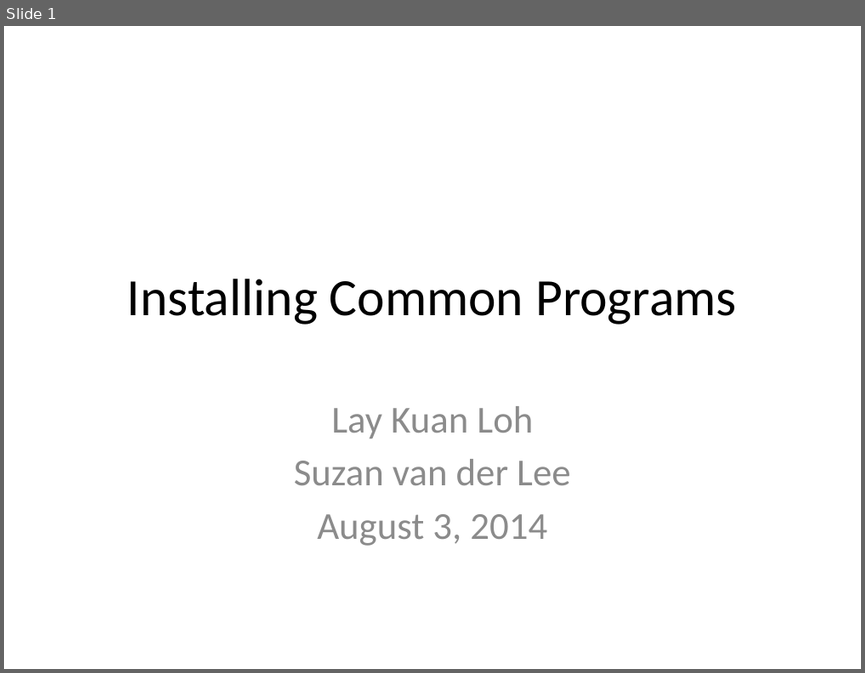
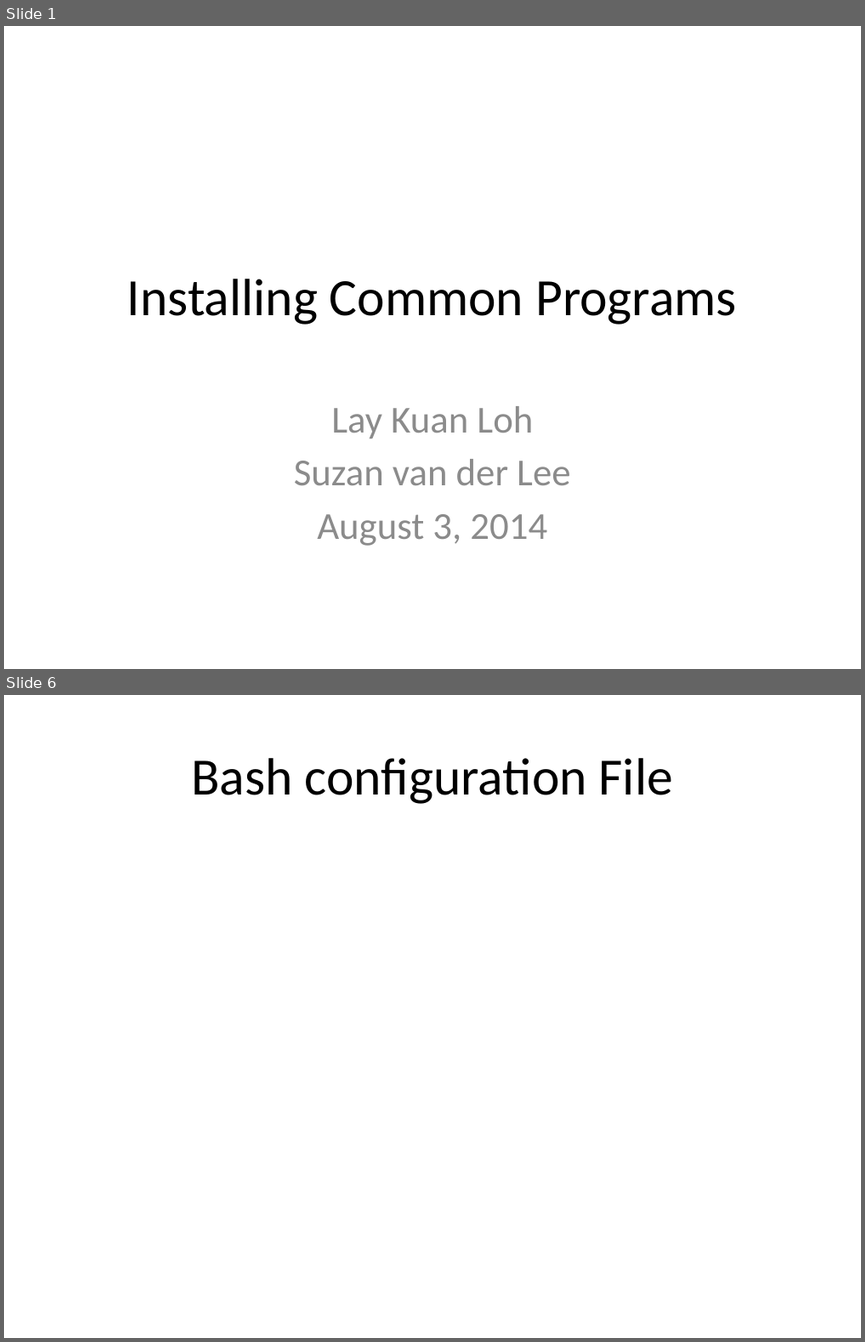
Before and after one commit to lkloh/USArray, a slide deck: InstallingCommonPrograms/InstallingCommonPrograms.pptx. Shown one above the other, each under a label of ours: slide 1 before the commit, slides 1 and 6 after it; the slides between them are not shown. The pictures are 865x673 and 865x1342 pixels, drawn with LibreOffice and Linux fonts; fonts in the diff are those of the drawing. Boxes give left, top, right and bottom in pixels: in the first picture for what was removed or moved away, otherwise in the second. Text is boxed around its words. In the diff, an @@ line names an element or a change of style, - is before the commit and + after.

```diff
--- a/InstallingCommonPrograms/InstallingCommonPrograms.pptx
+++ b/InstallingCommonPrograms/InstallingCommonPrograms.pptx
@@ slide 6 added at (x1=4, y1=695, x2=861, y2=1338), background #FFFFFF @@
@@ title added at (x1=191, y1=758, x2=673, y2=804), 44 pt, text #000000 @@
+Bash configuration File
```
Also in this commit, not shown: 4 other slides added, 1 other file.
